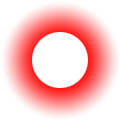
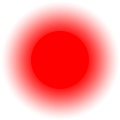
The second w=120, h=120 image is a revision of the first. Changes to its layers:
showed "Ellipse 1", painted on it over [31, 31, 89, 89]
